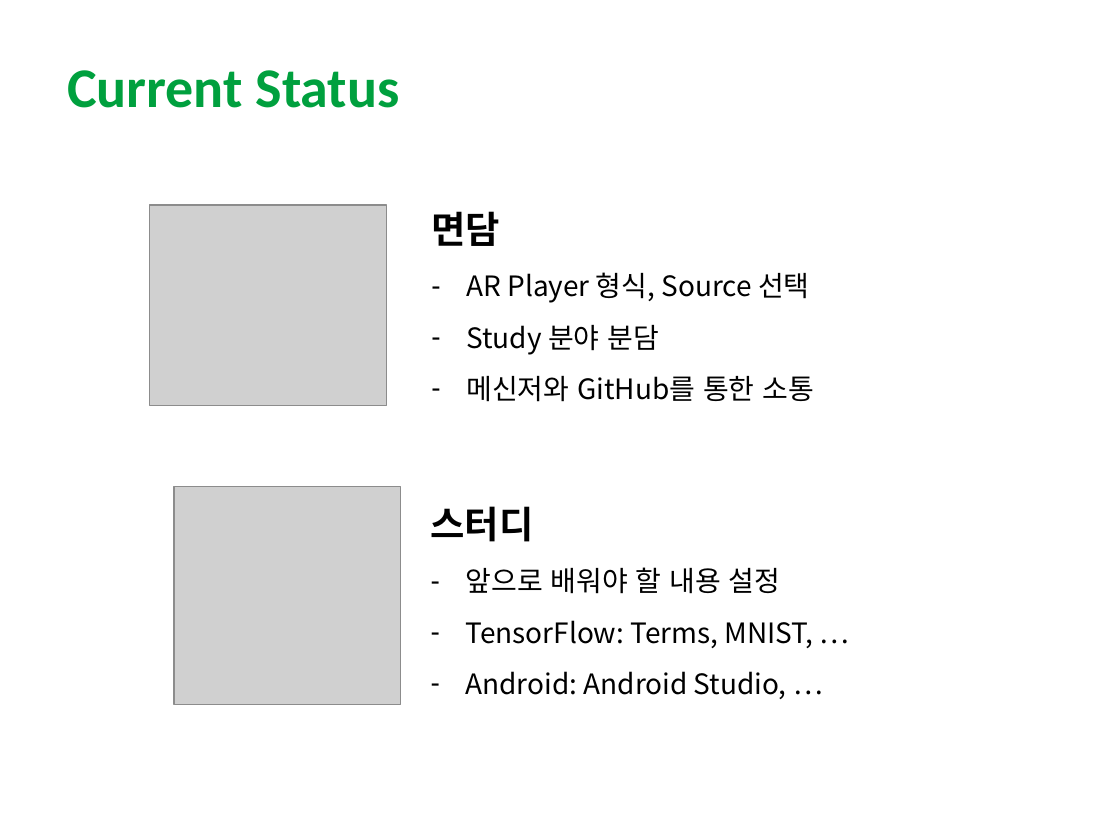
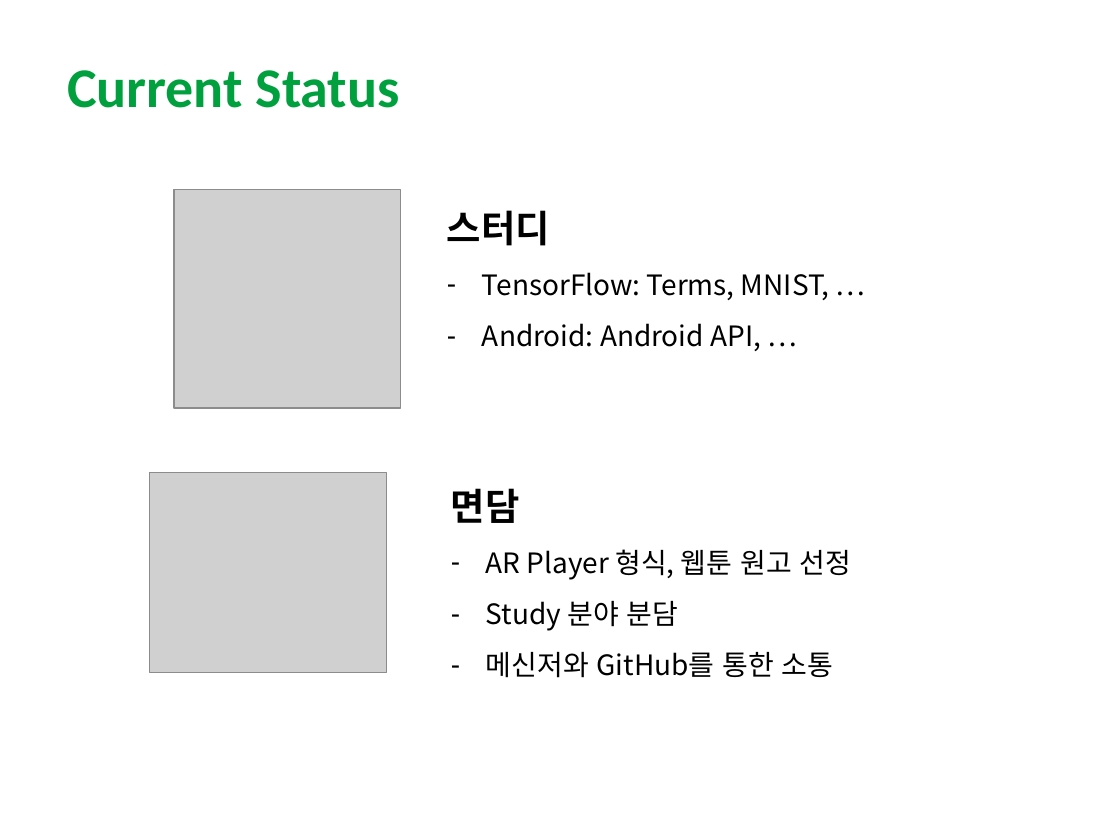
Before and after one commit to Jamjomjara/snu-artoon, a slide deck: slide 14 of artoon-spec.pptx (slide 15 before the commit). Drawn at 1120x840 pixels with LibreOffice and Linux fonts; fonts in the diff are those of the drawing; grey boxes stand for pictures. Boxes give left, top, right and bottom in pixels: in the first picture for what was removed or moved away, otherwise in the second. Text is boxed around its words. In the diff, an @@ line names an element or a change of style, - is before the commit and + after.

```diff
--- a/artoon-spec.pptx
+++ b/artoon-spec.pptx
@@ picture: place and size @@
-picture at box(174, 486, 400, 704)
+picture at box(174, 190, 400, 409)
@@ text "스터디": place and size @@
-text "스터디" at box(431, 506, 813, 699)
+text "스터디" at box(447, 210, 829, 351)
@@ text at box(482, 323, 761, 351): text changed @@
-– Android: Android Studio, …
+– Android: Android API, …
@@ picture: place and size @@
-picture at box(150, 205, 386, 405)
+picture at box(150, 473, 386, 673)
@@ text "면담": place and size @@
-text "면담" at box(431, 211, 814, 402)
+text "면담" at box(451, 488, 852, 678)
@@ text at box(466, 567, 781, 594): paragraph removed @@
-– 앞으로 배워야 할 내용 설정
@@ text at box(486, 549, 852, 580): text changed @@
-– AR Player 형식, Source 선택
+– AR Player 형식, 웹툰 원고 선정
```
Also in this commit, not shown: 4 other slides changed.
